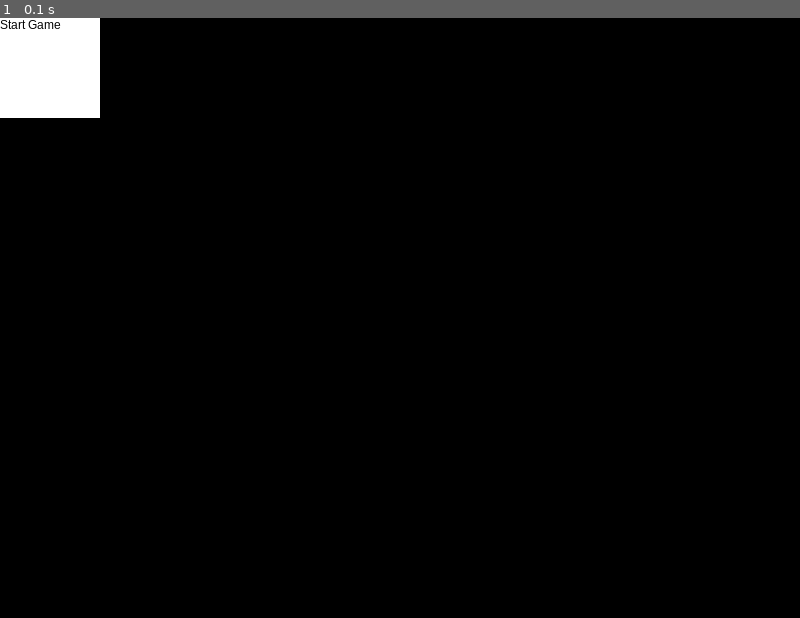
Above: before the commit, frame 1.
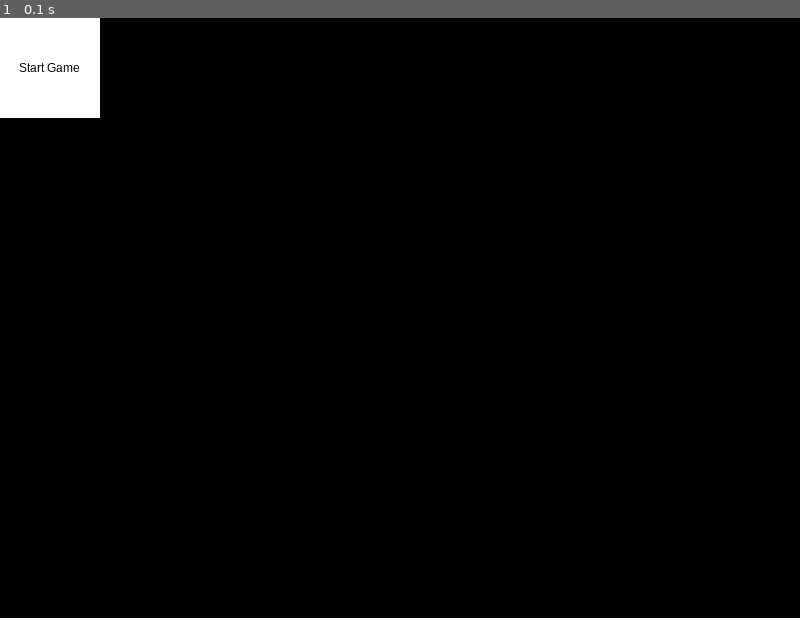
Above: after the commit, the same moment.

Repository: PhantomShift/pygame-platformer
Game: pygame game, started from src/main.py
Two runs of this game, one before a commit and one after it. Both use one fixed random seed, a clock stepped at 60 frames per second and the inputs below.
Inputs:
- Up to frame 1 (0.1 s): no input

The runs differ from the first frame. In frame 1, 0.1% of the frame differs, in the area x 0-10%, y 0-9%.

Commit message:
Set text to automatically center

Diff:
--- a/src/UserInterface.py
+++ b/src/UserInterface.py
@@ -85,7 +85,9 @@
             return True
 
 class TextBox(Frame, class_name="TextBox"):
-    def __init__(self, parent=None, size=UDim2.from_offset(100, 100), pos=UDim2.new(), anchor_point = ZERO_VECTOR, visible=True, color=(255, 255, 255), text="TextBox", text_color=(0,0,0), font=DEFAULT_FONT):
+    def __init__(self, parent=None, size=UDim2.from_offset(100, 100), pos=UDim2.new(),
+                anchor_point = ZERO_VECTOR, visible=True, color=(255, 255, 255),
+                text="TextBox", text_color=(0,0,0), font=DEFAULT_FONT):
         super().__init__(parent, size, pos, anchor_point, visible, color)
         self.text: str = text
         self.text_color = text_color
@@ -93,8 +95,10 @@
 
     def draw(self):
         if super().draw():
-            surf = self.font.render(self.text, True, self.text_color)
-            pygame.display.get_surface().blit(surf, self.absolute_pos.unpack(), self.get_pyrect())
+            text = self.font.render(self.text, True, self.text_color)
+            rect = text.get_rect()
+            pos = self.absolute_pos + self.absolute_size / 2 - Vector2(rect.width/2, rect.height/2)
+            pygame.display.get_surface().blit(text, pos.unpack())
 
 
 if __name__ == "__main__":
